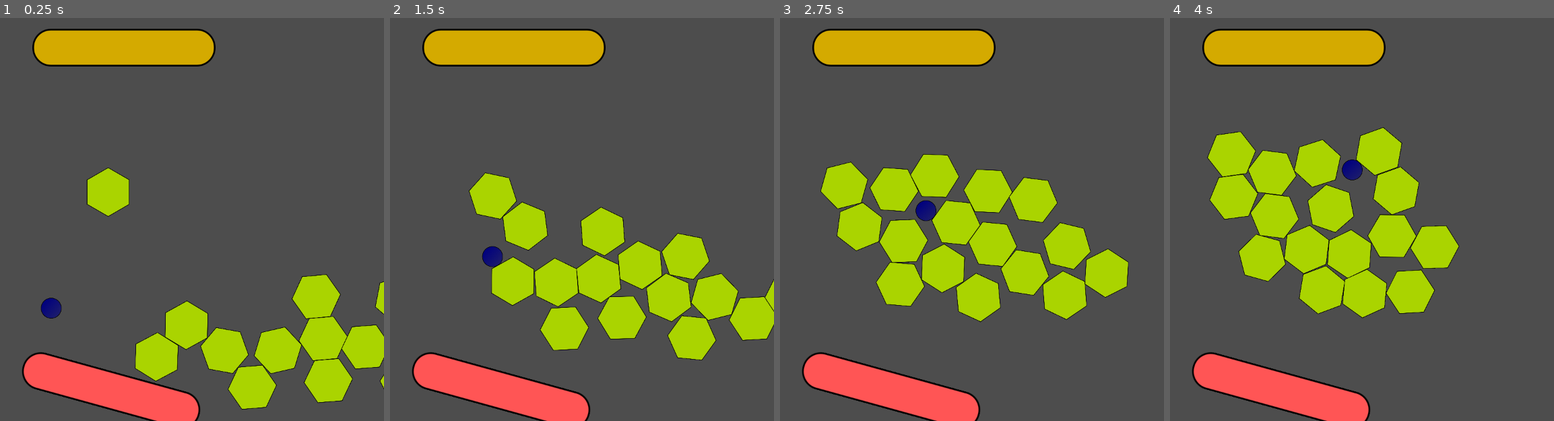
Above: before the commit, frames 1-4 (left to right).
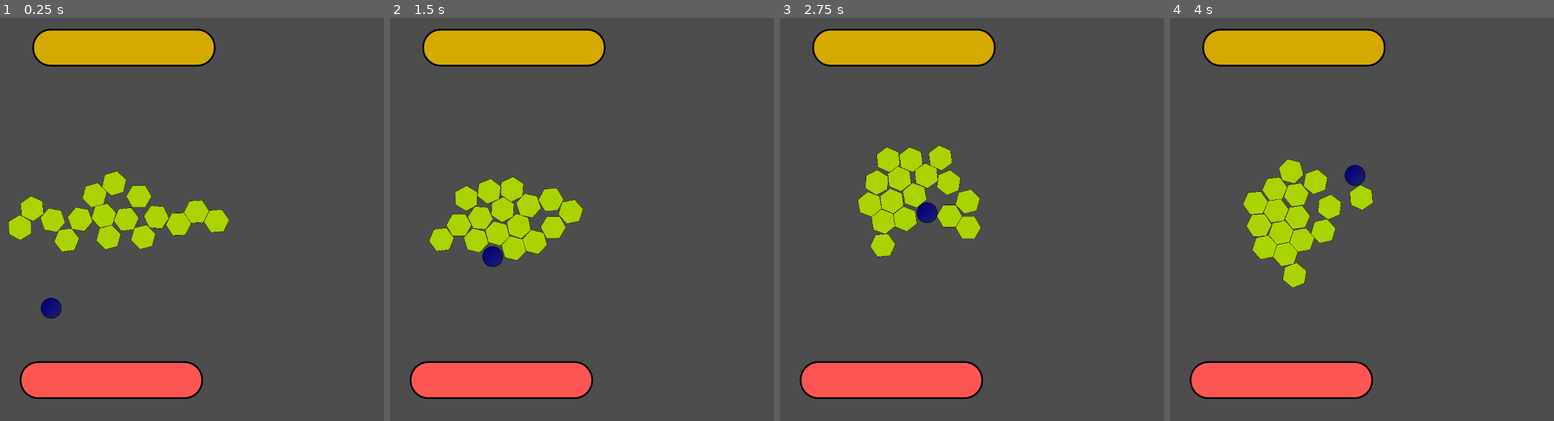
Above: after the commit, the same moments.

Repository: kalsan/rong
Game: Godot game, scene res://Game.tscn
Same seed, same stepped clock (60 frames per second), same inputs: the game is played once before the commit and once after it.
Inputs:
- Up to frame 1 (0.25 s): no input
- Up to frame 2 (1.5 s): no input
- Up to frame 3 (2.75 s): no input
- Up to frame 4 (4 s): no input

The runs differ from the first frame. In frame 1, 17% of the frame differs, in the area x 2-100%, y 37-100%; in frame 2, 19%, in the area x 5-100%, y 38-100%; in frame 3, 19%; in frame 4, 19%.

Commit message:
Adjust sizing of tiles and have them spawn at the center

Diff:
--- a/Game.gd
+++ b/Game.gd
@@ -11,6 +11,7 @@
 func _ready():
 	for i in range(15):
 		var tile = tile_scene.instantiate()
+		tile.global_position = Vector2(0, 0)
 		add_child(tile)
 
 
--- a/Tile.tscn
+++ b/Tile.tscn
@@ -1,17 +1,18 @@
-[gd_scene load_steps=3 format=2]
+[gd_scene format=3 uid="uid://isri6n3ongte"]
 
-[ext_resource path="res://sprites/hexagon.svg" type="Texture2D" id=1]
-[ext_resource path="res://Tile.gd" type="Script" id=2]
+[ext_resource type="Texture2D" uid="uid://b1fnn4h45wv20" path="res://sprites/hexagon.svg" id="1"]
+[ext_resource type="Script" uid="uid://h2f8glbvxytt" path="res://Tile.gd" id="2"]
 
-[node name="Tile" type="RigidBody2D"]
-position = Vector2( 526, 294 )
+[node name="Tile" type="RigidBody2D" unique_id=684728778]
+position = Vector2(526, 294)
 gravity_scale = 0.0
 linear_damp = 2.0
-script = ExtResource( 2 )
+script = ExtResource("2")
 
-[node name="Hexagon" type="Sprite2D" parent="."]
-scale = Vector2( 0.302548, 0.302548 )
-texture = ExtResource( 1 )
+[node name="Hexagon" type="Sprite2D" parent="." unique_id=1778684935]
+scale = Vector2(0.15732495, 0.15732495)
+texture = ExtResource("1")
 
-[node name="CollisionPolygon2D" type="CollisionPolygon2D" parent="."]
-polygon = PackedVector2Array( 0, -55, 47, -28, 47, 27, 0, 55, -47, 27, -47, -27 )
+[node name="CollisionPolygon2D" type="CollisionPolygon2D" parent="." unique_id=1538338451]
+scale = Vector2(0.52, 0.52)
+polygon = PackedVector2Array(0, -55, 47, -28, 47, 27, 0, 55, -47, 27, -47, -27)
Not shown: 1 places in Game.tscn that only renumber resources
